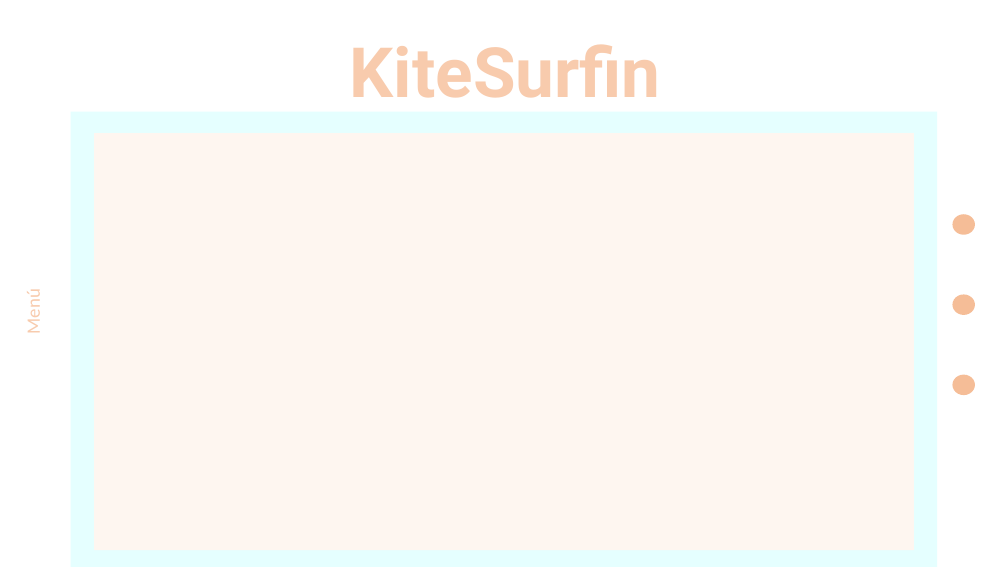
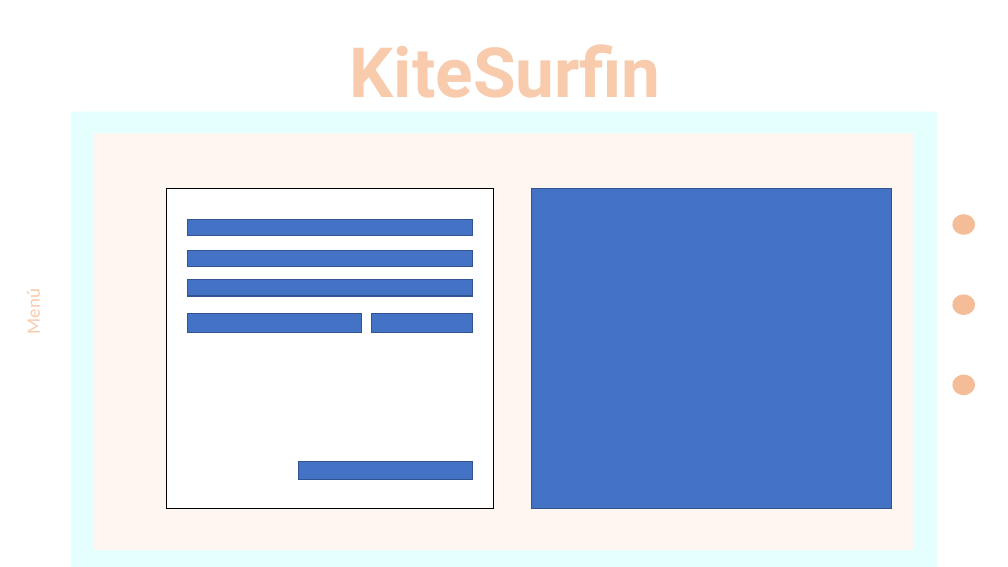
Before and after one commit to AyraNixx/KiteSurf_PaulaMH, a slide deck: slide 13 of Presentación1 [Autoguardado].pptx (slide 8 before the commit). Drawn at 1008x567 pixels with LibreOffice and Linux fonts; fonts in the diff are those of the drawing. Boxes give left, top, right and bottom in pixels: in the first picture for what was removed or moved away, otherwise in the second. Text is boxed around its words. In the diff, an @@ line names an element or a change of style, - is before the commit and + after.

```diff
--- a/Presentación1 [Autoguardado].pptx
+++ b/Presentación1 [Autoguardado].pptx
@@ rectangle added at (166,188,493,508), fill #FFFFFF, outline #000000 1 pt @@
@@ rectangle added at (532,188,892,508), fill #4472C4, outline #325491 1 pt @@
@@ rectangle added at (188,219,473,235), fill #4472C4, outline #325491 1 pt @@
@@ rectangle added at (188,250,473,266), fill #4472C4, outline #325491 1 pt @@
@@ rectangle added at (188,280,473,296), fill #4472C4, outline #325491 1 pt @@
@@ rectangle added at (188,314,362,332), fill #4472C4, outline #325491 1 pt @@
@@ rectangle added at (371,314,473,332), fill #4472C4, outline #325491 1 pt @@
@@ rectangle added at (299,461,473,479), fill #4472C4, outline #325491 1 pt @@
```
Also in this commit, not shown: 5 slides added, 6 other files.
